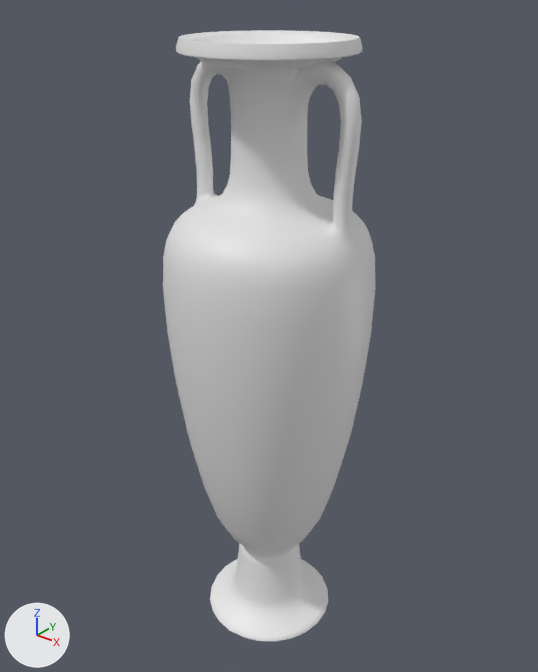
An edit to the OBJ model modeller/amphora_01.obj, drawn before and after from the same camera.
Before and after are seen from a camera (50 mm lens) standing at (0.603, -0.755, 0.963) and looking at (-0.012, 0.014, 0.486). The lights are fixed; the arrows at lower left show +X, +Y and +Z. The first picture is the older version. Where no turn or scale is listed for an object, it has been applied to the vertices.

The scene before the commit, as lines of its bpy script (objects in view):
```python
me_amphora_01 = bpy.data.meshes.new('amphora_01')
me_amphora_01.from_pydata(...)  # 1462 vertices, 1464 faces; spans x -0.146..0.146, y -0.146..0.146, z 0.0..0.896
ob_amphora_01 = bpy.data.objects.new('amphora_01', me_amphora_01)
ob_amphora_01.location = (0.0, 0.0, 0.0)
```
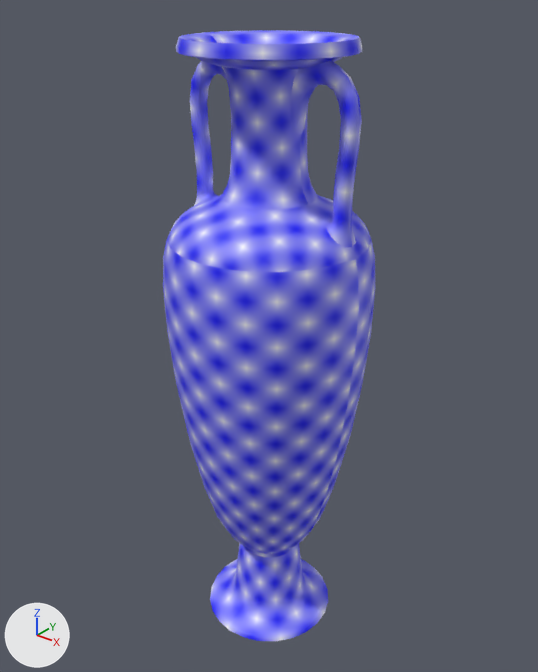
What differs and where, as boxes (x1, y1, x2, y2) in the pictures (538 x 672 px):
'amphora_01', recoloured (white to blue): (163, 30, 376, 641) in both

Patch to the scene script:
```diff
--- a/modeller/amphora_01.obj.py
+++ b/modeller/amphora_01.obj.py
@@ img_dama_png @@
+img_dama_png = load_image('dama.png', '../kaplamalar/dama.png', 32, 32, 'sRGB')
@@ mat_material_001 @@
+mat_material_001 = principled_material('Material.001')
+mat_material_001.texture = img_dama_png
@@ me_amphora_01 @@
 me_amphora_01.from_pydata(...)  # 1462 vertices, 1464 faces; spans x -0.146..0.146, y -0.146..0.146, z 0.0..0.896
+me_amphora_01.materials.append(mat_material_001)  # picture img_dama_png
```
